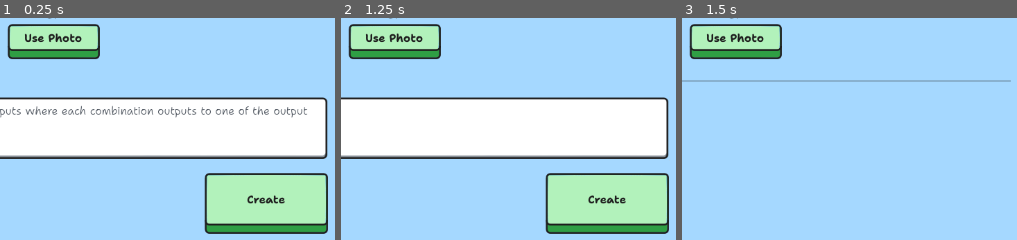
Above: before the commit, frames 1-3 (left to right).
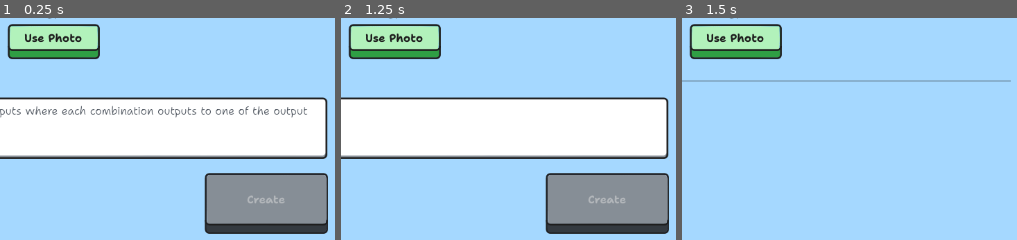
Above: after the commit, the same moments.

Repository: sininen-blue/logic-gate-tesseract
Game: Godot game, scene res://ui/custom_levels/create_custom_level.tscn
Same seed, same stepped clock (60 frames per second), same inputs: the game is played once before the commit and once after it. This scene is started directly instead of the project's main scene.
Inputs (mouse positions are % of the whole screen's width and height, from its top left):
- Up to frame 1 (0.25 s): no input
- Up to frame 2 (1.25 s): click (57, 15) at 0.52 s; type "Alex" at 0.6 s; click (57, 29) at 0.75 s; type "12" at 0.83 s; click (57, 71) at 0.98 s; type "12" at 1.07 s
- Up to frame 3 (1.5 s): click "Manual Input" at 1.25 s
The pictures show only the part of the screen within x 47-97%, y 46-96%; the shares and areas given below are measured in that part.

The runs differ from the first frame. In frame 1, 9.0% of the frame differs, in the area x 61-98%, y 70-97%; in frame 2, 9.0%; in frame 3, nothing differs.

Commit message:
bugfix: required inputs clarified through errors

Diff:
--- a/ui/custom_levels/create_custom_level.gd
+++ b/ui/custom_levels/create_custom_level.gd
@@ -47,9 +47,10 @@
 ## TODO: replace all print statements with proper error handling
 func create_level() -> void:
 	if (title_edit.text == "" or
-		author_edit.text == "" or
-		description_edit.text == ""):
-		error_panel.show_error("not all input boxes were filled")
+		description_edit.text == "" or
+		input_count == 0 or
+		output_count == 0):
+		error_panel.show_error("not all required input boxes were filled")
 		return
 
 	var level_data : Dictionary
@@ -121,7 +122,6 @@
 	if exec_thread.is_alive():
 		animation_player.play("loading")
 		spinner_sprite.visible = true
-		create_button.disabled = true
 	else:
 		spinner_sprite.visible = false
 		create_button.disabled = false
@@ -154,6 +154,7 @@
 
 
 func _on_manual_button_pressed() -> void:
+	create_button.disabled = false
 	truth_table_container.visible = true
 	truth_table_container.make_table(input_count, output_count)
 
--- a/ui/custom_levels/create_custom_level.tscn
+++ b/ui/custom_levels/create_custom_level.tscn
@@ -265,6 +265,7 @@
 custom_minimum_size = Vector2(180, 90)
 layout_mode = 2
 size_flags_horizontal = 8
+disabled = true
 text = "Create"
 
 [node name="BackButton" type="Button" parent="."]
